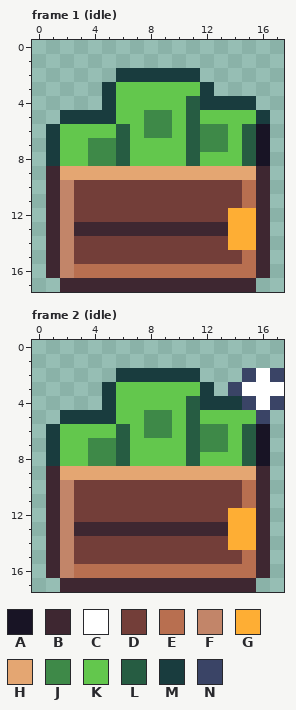
Pixel-art file, stored at art/minis/lost-wallet@75.aseprite. The picture above was drawn from the file before the commit.
18x18 pixels, 2 frames. Shown: frame 1 (idle), frame 2 (idle).
Palette (. is transparent): A #181425  B #3e2731  C #ffffff  D #733e39  E #b86f50  F #c28569  G #feae34  H #e4a672  J #3e8948  K #63c74d  L #265c42  M #193c3e  N #3a4466
Pixels before, frame 1 (idle), first column x 1:
 2 .....MMMMMM.....
 3 ....MKKKKKKM....
 4 ....MKKKKKLMMMM.
 5 .MMMMKKJJKLKKKKM
 6 MKKKKLKJJKLJJKLA
 7 MKKJJLKKKKLJJKLA
 8 MKKJJLKKKKLKKKLA
 9 BHHHHHHHHHHHHHHB
10 BFDDDDDDDDDDDDEB
11 BFDDDDDDDDDDDDEB
12 BFDDDDDDDDDDDGGB
13 BFBBBBBBBBBBBGGB
14 BFDDDDDDDDDDDGGB
15 BFDDDDDDDDDDDDEB
16 BFEEEEEEEEEEEEEB
17 .BBBBBBBBBBBBBB.
Pixels before, frame 2 (idle), first column x 1:
 2 .....MMMMMM...NCN
 3 ....MKKKKKKM.NCCC
 4 ....MKKKKKLMMMNCN
 5 .MMMMKKJJKLKKKKN.
 6 MKKKKLKJJKLJJKLA.
 7 MKKJJLKKKKLJJKLA.
 8 MKKJJLKKKKLKKKLA.
 9 BHHHHHHHHHHHHHHB.
10 BFDDDDDDDDDDDDEB.
11 BFDDDDDDDDDDDDEB.
12 BFDDDDDDDDDDDGGB.
13 BFBBBBBBBBBBBGGB.
14 BFDDDDDDDDDDDGGB.
15 BFDDDDDDDDDDDDEB.
16 BFEEEEEEEEEEEEEB.
17 .BBBBBBBBBBBBBB..
And afterwards:
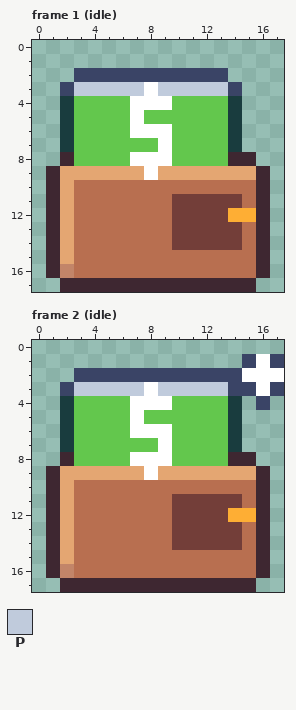
Colours new in this view: P #c0cbdc
Commit message: Redraw the lost wallet simpler: one bill with a white $ in a brown wallet
The edit:
Changed rows in their new state; - is an unchanged pixel.
Frame 1 (idle):
first column x 1:
 2 --NNNNNNNNNNN---
 3 -NPPPPPCPPPPPN--
 4 -MKKK-CCC-KKK-.-
 5 --KKK-CKK-K--M..
 6 .M---KCCC-KKKM..
 7 .M-KKK--C-KKKM..
 8 .B-KKKCCC-K--BB.
 9 -------C--------
10 -HEEEEEEEEEEEE--
11 -HEEEEEEE-------
12 -HEEEEEEE-------
13 -HEEEEEEEDDDDDE-
14 -HEEEEEEE----DE-
15 -HEEEEEEEEEEEE--
Frame 2 (idle):
first column x 1:
 1 --------------NCN
 2 --NNNNNNNNNNNNC-C
 3 -NPPPPPCPPPPP-N-N
 4 -MKKK-CCC-KKK-.N.
 5 --KKK-CKK-K--M..-
 6 .M---KCCC-KKKM..-
 7 .M-KKK--C-KKKM..-
 8 .B-KKKCCC-K--BB.-
 9 -------C---------
10 -HEEEEEEEEEEEE---
11 -HEEEEEEE--------
12 -HEEEEEEE--------
13 -HEEEEEEEDDDDDE--
14 -HEEEEEEE----DE--
15 -HEEEEEEEEEEEE---
Boxes around the changes in both pictures, in picture pixels (x1, y1, x2, y2):
changed: (46, 68, 270, 264)
changed: (46, 354, 284, 564)
